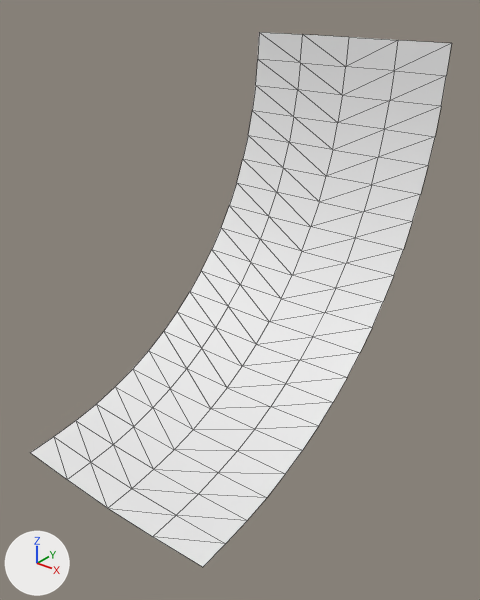
What one commit did to the FBX model Assets/Mesh/level_back_segment.fbx.
Camera for both pictures: a camera (50 mm lens) standing at (8.24, -6.16, 1.23) and looking at (0.3, 3.76, -4.92). Arrows for +X, +Y and +Z are at lower left; the lights stay in place. Mesh edges are drawn as thin lines. Where no turn or scale is listed for an object, it has been applied to the vertices.

Script lines for the objects in view, before the commit:
```python
me_mesh = bpy.data.meshes.new('Mesh')
me_mesh.from_pydata(...)  # 105 vertices, 160 faces; spans x -2.49..2.49, y 0.0..8.11, z -8.11..0.0
ob_segment03 = bpy.data.objects.new('segment03', me_mesh)
ob_segment03.location = (0.0, 0.0, 0.0)
```
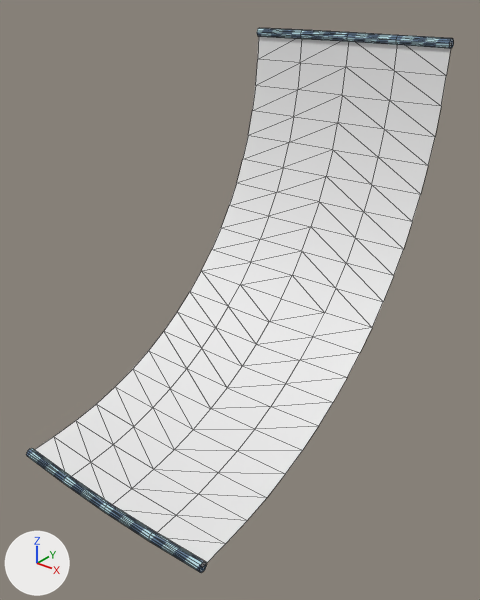
Changed parts and their boxes (x1, y1, x2, y2) in the pictures (480 x 600 px):
'divider', added (blue): after (26, 448, 207, 573)
'divider001', added (blue): after (257, 28, 454, 49)

Edits to the bpy script that builds the scene:
```text
Add img_divider_01_png:
    img_divider_01_png = load_image('divider_01.png', '../Textures/divider_01.png', 128, 128, 'sRGB')
Add mat_material__2:
    mat_material__2 = principled_material('Material #2')
    mat_material__2.texture = img_divider_01_png  # with its transparency
    mat_material__2.roughness = 0.0
Add me_mesh_001:
    me_mesh_001.from_pydata(...)  # 60 vertices, 96 faces; spans x -2.49..2.49, y -0.1..0.1, z -8.21..-7.9
    me_mesh_001.materials.append(mat_material__2)  # picture img_divider_01_png
Add me_mesh_002:
    me_mesh_002.from_pydata(...)  # 60 vertices, 96 faces; spans x -2.49..2.49, y 7.9..8.21, z -0.1..0.1
    me_mesh_002.materials.append(mat_material__2)  # picture img_divider_01_png
Add ob_divider:
    ob_divider = bpy.data.objects.new('divider', me_mesh_001)
    ob_divider.location = (0.0, 0.0, 0.0)
Add ob_divider001:
    ob_divider001 = bpy.data.objects.new('divider001', me_mesh_002)
    ob_divider001.location = (0.0, 0.0, 0.0)
```
